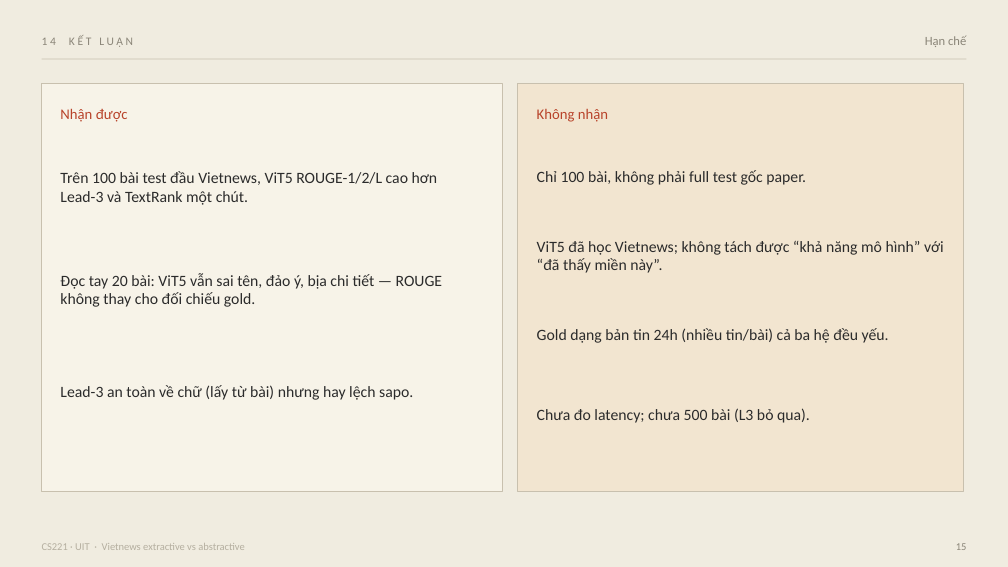
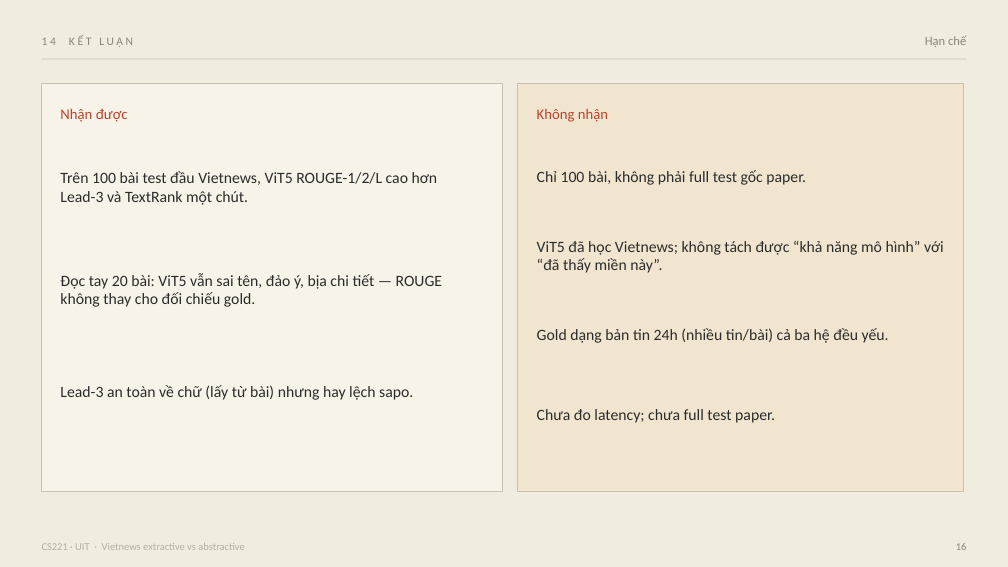
Before and after one commit to hoangdq08/uit-vietnews-summarization, a slide deck: slide 16 of slides/CS221-Vietnews-tom-tat.pptx (slide 15 before the commit). Drawn at 1008x567 pixels with LibreOffice and Linux fonts; fonts in the diff are those of the drawing. Boxes give left, top, right and bottom in pixels: in the first picture for what was removed or moved away, otherwise in the second. Text is boxed around its words. In the diff, an @@ line names an element or a change of style, - is before the commit and + after.

```diff
--- a/slides/CS221-Vietnews-tom-tat.pptx
+++ b/slides/CS221-Vietnews-tom-tat.pptx
@@ text at bbox=[537, 409, 775, 423]: text changed @@
-Chưa đo latency; chưa 500 bài (L3 bỏ qua).
+Chưa đo latency; chưa full test paper.
```
Also in this commit, not shown: 5 other slides changed, 1 slide added, 4 other files.
